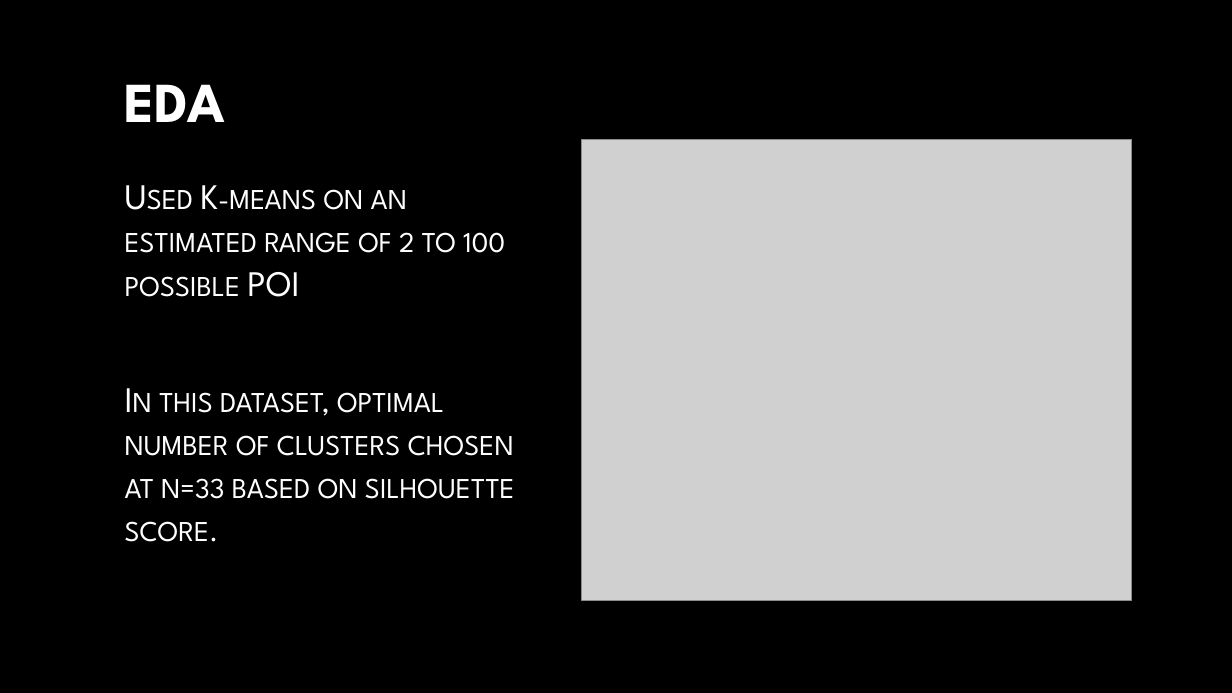
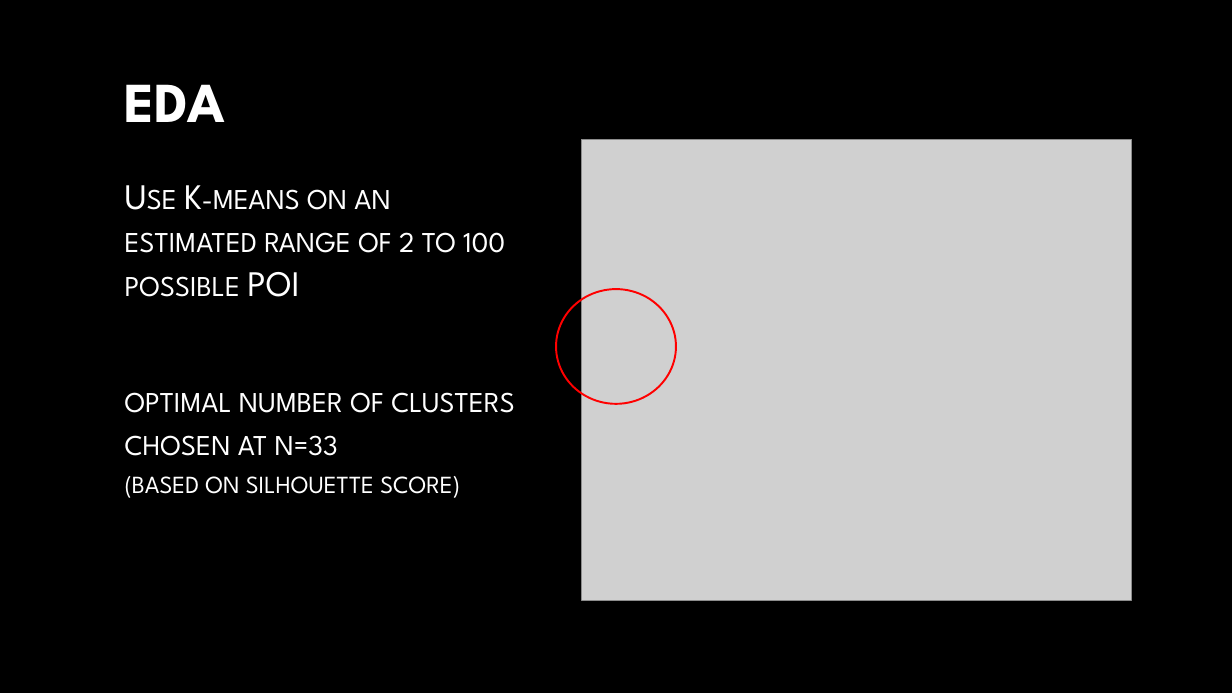
Before and after one commit to aaronk313/dsi, a slide deck: slide 9 of capstone-aaronkim.pptx. Drawn at 1232x693 pixels with LibreOffice and Linux fonts; fonts in the diff are those of the drawing; grey boxes stand for pictures; background and template pictures are left out. Boxes give left, top, right and bottom in pixels: in the first picture for what was removed or moved away, otherwise in the second. Text is boxed around its words. In the diff, an @@ line names an element or a change of style, - is before the commit and + after.

```diff
--- a/capstone-aaronkim.pptx
+++ b/capstone-aaronkim.pptx
@@ text at [125,185,515,498]: text changed @@
-Used K-means on an estimated range of 2 to 100 possible POI
-In this dataset, optimal number of clusters chosen at n=33 based on silhouette score.
+Use K-means on an estimated range of 2 to 100 possible POI
+optimal number of clusters chosen at n=33
+(based on silhouette score)
@@ ellipse added at [556,289,677,404], outline #FF0000 1.5 pt @@
```
Also in this commit, not shown: 6 other slides changed, 2 slides removed, 2 other files.
